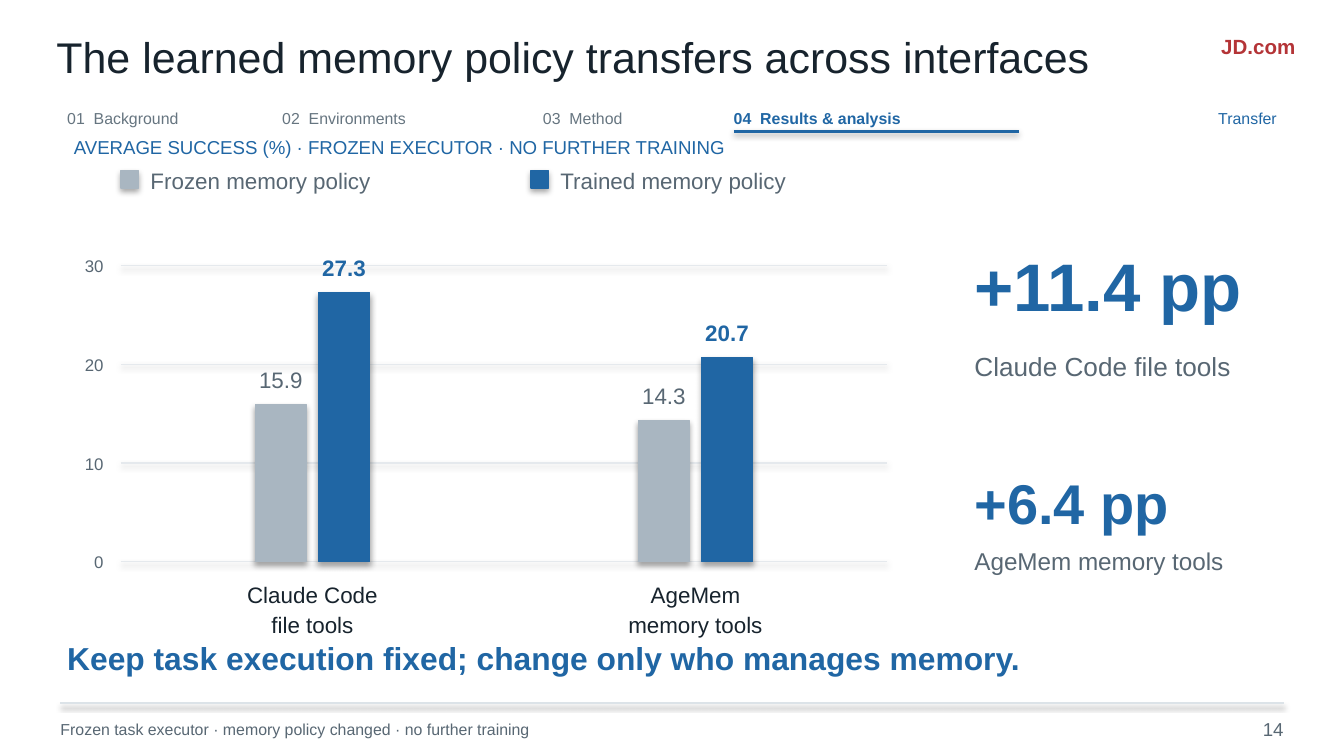
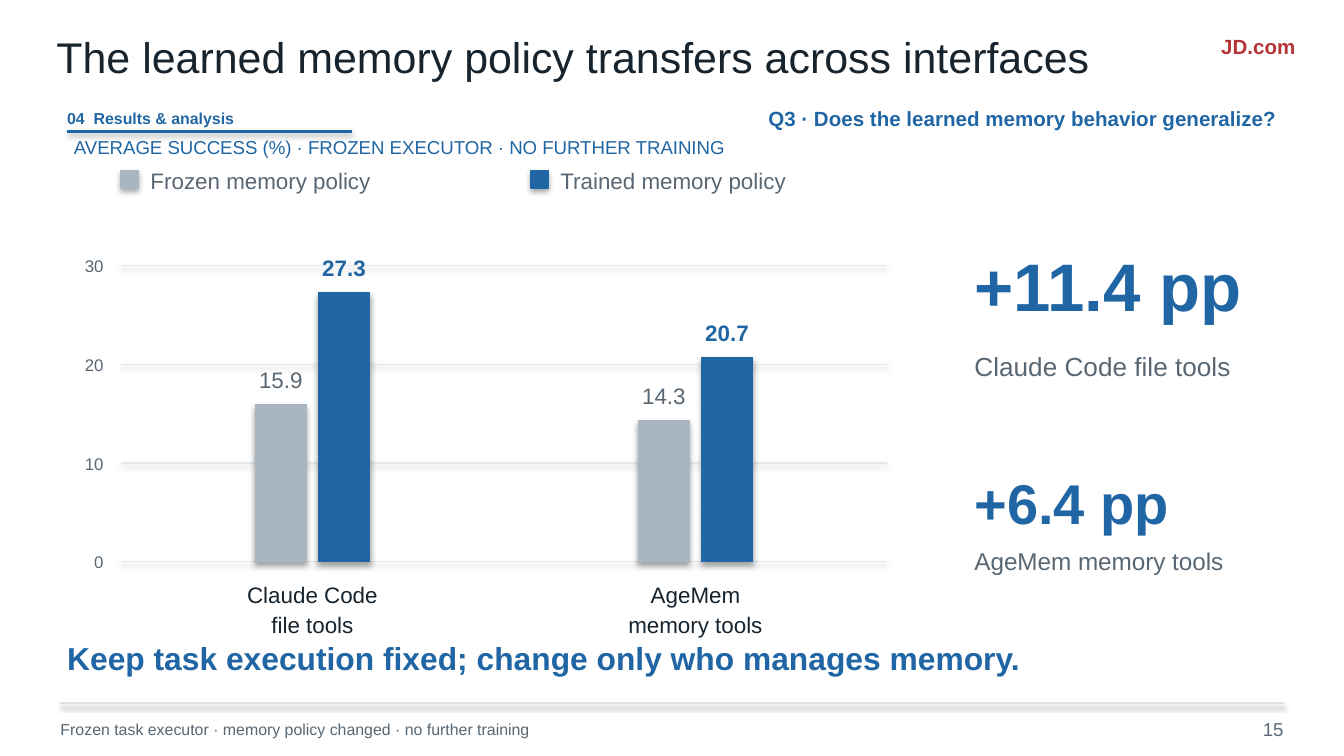
Before and after one commit to liruiluo/agentmemorygym, a slide deck: slide 15 of assets/slides/coding-agent-memory-post-training-slides.pptx (slide 14 before the commit). Drawn at 1344x756 pixels with LibreOffice and Linux fonts; fonts in the diff are those of the drawing. Boxes give left, top, right and bottom in pixels: in the first picture for what was removed or moved away, otherwise in the second. Text is boxed around its words. In the diff, an @@ line names an element or a change of style, - is before the commit and + after.

Commit message:
Organize experimental slides around effectiveness mechanism and transfer questions

```diff
--- a/assets/slides/coding-agent-memory-post-training-slides.pptx
+++ b/assets/slides/coding-agent-memory-post-training-slides.pptx
@@ text "04 Results & analysis": place and size @@
-text "04 Results & analysis" at bbox=[734, 112, 901, 128]
+text "04 Results & analysis" at bbox=[67, 112, 234, 128]
@@ text removed at bbox=[67, 112, 179, 127] @@
-01 Background
@@ text removed at bbox=[282, 112, 406, 124] @@
-02 Environments
@@ text removed at bbox=[543, 112, 622, 124] @@
-03 Method
@@ text added at bbox=[768, 111, 1275, 131], 11 pt, text #2066A4, bold @@
+Q3 · Does the learned memory behavior generalize?
@@ text removed at bbox=[1218, 112, 1277, 124] @@
-Transfer
@@ line moved from (734, 132) - (1019, 132) to (67, 132) - (352, 132) @@
@@ text at bbox=[1263, 723, 1284, 736]: text changed @@
-14
+15
```
Also in this commit, not shown: 8 other slides changed, 10 other files.
